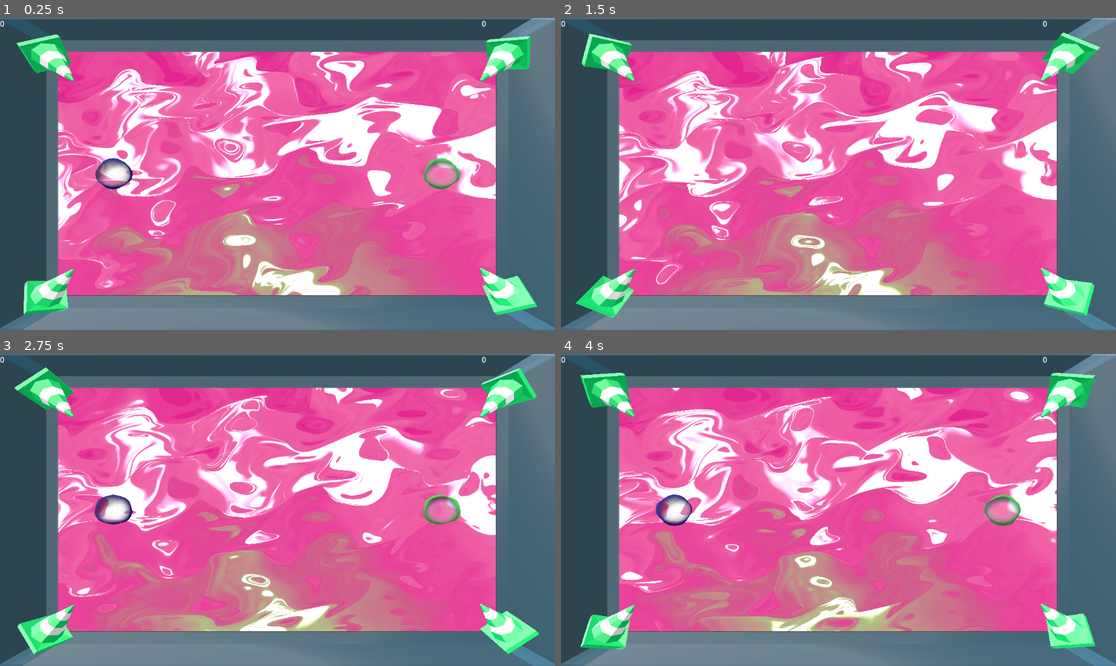
Above: before the commit, frames 1-4 (two rows, left to right).
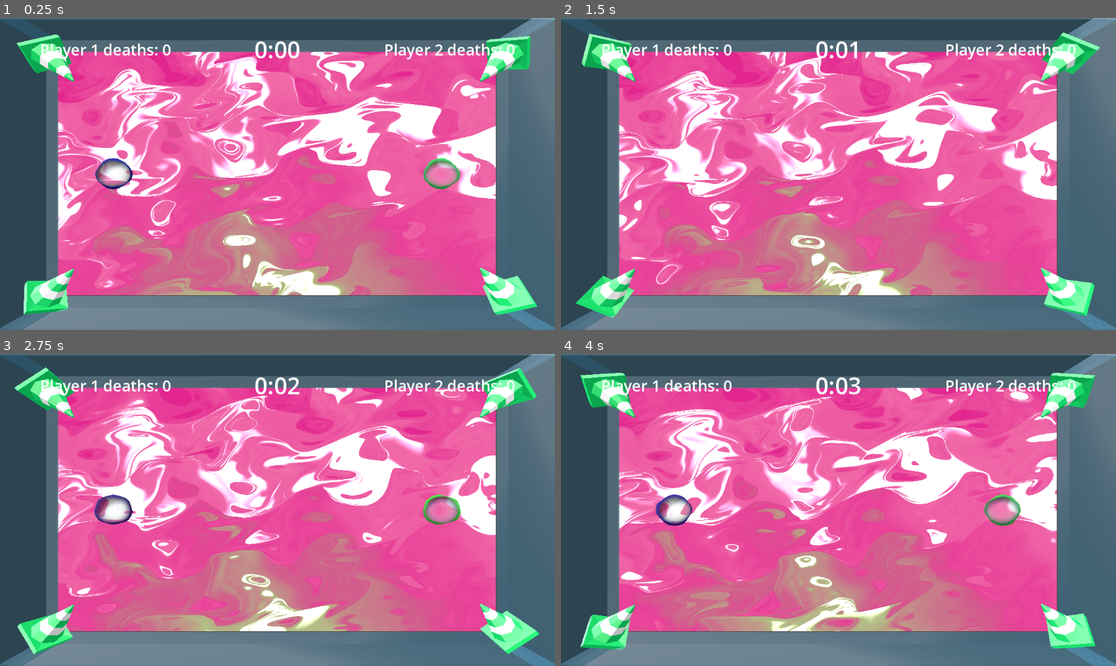
Above: after the commit, the same moments.

Repository: Ultimo-Momento-Responsable/GGJ2025
Game: Godot game, scene res://scenes/viewport.tscn
The game is run twice, just before and just after one commit, with the same random seed, the same clock (stepped at 60 frames per second) and the same inputs.
Inputs:
- Up to frame 1 (0.25 s): no input
- Up to frame 2 (1.5 s): no input
- Up to frame 3 (2.75 s): no input
- Up to frame 4 (4 s): no input

The runs differ from the first frame. In frame 1, 1.0% of the frame differs, in the area x 0-93%, y 0-14%; in frame 2, 0.9%; in frame 3, 0.9%; in frame 4, 0.9%.

Commit message:
scorebar

Diff:
--- a/scenes/viewport.tscn
+++ b/scenes/viewport.tscn
@@ -1,7 +1,8 @@
-[gd_scene load_steps=5 format=3 uid="uid://c0grj3cr75qod"]
+[gd_scene load_steps=6 format=3 uid="uid://c0grj3cr75qod"]
 
 [ext_resource type="Shader" path="res://control.gdshader" id="1_mm5tg"]
 [ext_resource type="PackedScene" uid="uid://b0ka3t3j4dwb1" path="res://scenes/arena_base.tscn" id="2_bxpo0"]
+[ext_resource type="Script" path="res://scripts/timer.gd" id="3_r1s8l"]
 
 [sub_resource type="ShaderMaterial" id="ShaderMaterial_uirju"]
 shader = ExtResource("1_mm5tg")
@@ -62,11 +63,31 @@
 
 [node name="ArenaBase" parent="SubViewportContainer/SubViewport" instance=ExtResource("2_bxpo0")]
 
-[node name="Player1Deaths" type="RichTextLabel" parent="SubViewportContainer/SubViewport"]
-offset_right = 40.0
-offset_bottom = 40.0
+[node name="Scorebar" type="HBoxContainer" parent="."]
+layout_mode = 1
+anchors_preset = 10
+anchor_right = 1.0
+offset_left = 83.0
+offset_top = 32.0
+offset_right = -83.0
+offset_bottom = 87.0
+grow_horizontal = 2
 
-[node name="Player2Deaths" type="RichTextLabel" parent="SubViewportContainer/SubViewport"]
-offset_left = 1000.0
-offset_right = 1040.0
-offset_bottom = 40.0
+[node name="Player1Deaths" type="Label" parent="Scorebar"]
+layout_mode = 2
+size_flags_horizontal = 2
+theme_override_font_sizes/font_size = 32
+text = "Player 1 deaths: 0"
+
+[node name="Timer" type="Label" parent="Scorebar"]
+layout_mode = 2
+size_flags_horizontal = 6
+theme_override_font_sizes/font_size = 48
+text = "0:00"
+script = ExtResource("3_r1s8l")
+
+[node name="Player2Deaths" type="Label" parent="Scorebar"]
+layout_mode = 2
+size_flags_horizontal = 10
+theme_override_font_sizes/font_size = 32
+text = "Player 2 deaths: 0"
--- a/scripts/bubble.gd
+++ b/scripts/bubble.gd
@@ -22,7 +22,7 @@
 var dying_state: bool = false
 
 func _ready() -> void:
-	get_tree().get_root().get_node("/root/Control/SubViewportContainer/SubViewport/Player" + player + "Deaths").text = str(deaths)
+	get_tree().get_root().get_node("/root/Control/Scorebar/Player" + player + "Deaths").text = "Player " + str(player) + " deaths: " + str(deaths)
 	# Set color according to which type of bubble I am
 	var my_material = get_node("MeshInstance3D").get_mesh().get_material()
 	if name == "Player1":
@@ -101,6 +101,7 @@
 	if dying_state == false:
 		dying_state = true
 		deaths += 1
+		get_tree().get_root().get_node("/root/Control/Scorebar/Player" + player + "Deaths").text = "Player " + str(player) + " deaths: " + str(deaths)
 		$MeshInstance3D.visible = false
 		$GPUParticles3D.restart()
 		$GPUParticles3D2.restart()
@@ -116,7 +117,6 @@
 	max_speed = initial_max_speed
 	dying_state = false
 	$MeshInstance3D.visible = true
-	get_tree().get_root().get_node("/root/Control/SubViewportContainer/SubViewport/Player" + player + "Deaths").text = str(deaths)
 
 func _bounce(normal: Vector3) -> void:
 	velocity = velocity.bounce(normal)
--- /dev/null
+++ b/scripts/timer.gd
@@ -0,0 +1,16 @@
+extends Label
+
+var elapsed_time = 0
+
+# Called every frame. 'delta' is the elapsed time since the previous frame.
+func _process(delta: float) -> void:
+	elapsed_time += delta
+
+	if elapsed_time < 10:
+		text = "0:0" + str(floor(elapsed_time))
+	elif elapsed_time < 60:
+		text = "0:" + str(floor(elapsed_time))
+	elif elapsed_time < 70:
+		text = "1:0" + str(floor(elapsed_time) - 60)
+	else:
+		text = "1:" + str(floor(elapsed_time) - 60)
Not shown: 1 places in scenes/game_objects/bubble.tscn that only renumber resources
Not shown: 1 places in scenes/game_objects/bubbleBoost.tscn that only renumber resources
Not shown: 1 places in scenes/game_objects/limits.tscn that only renumber resources
Not shown: 1 places in scenes/game_objects/spike_ball.tscn that only renumber resources
Not shown: 1 places in scenes/game_objects/sword.tscn that only renumber resources
